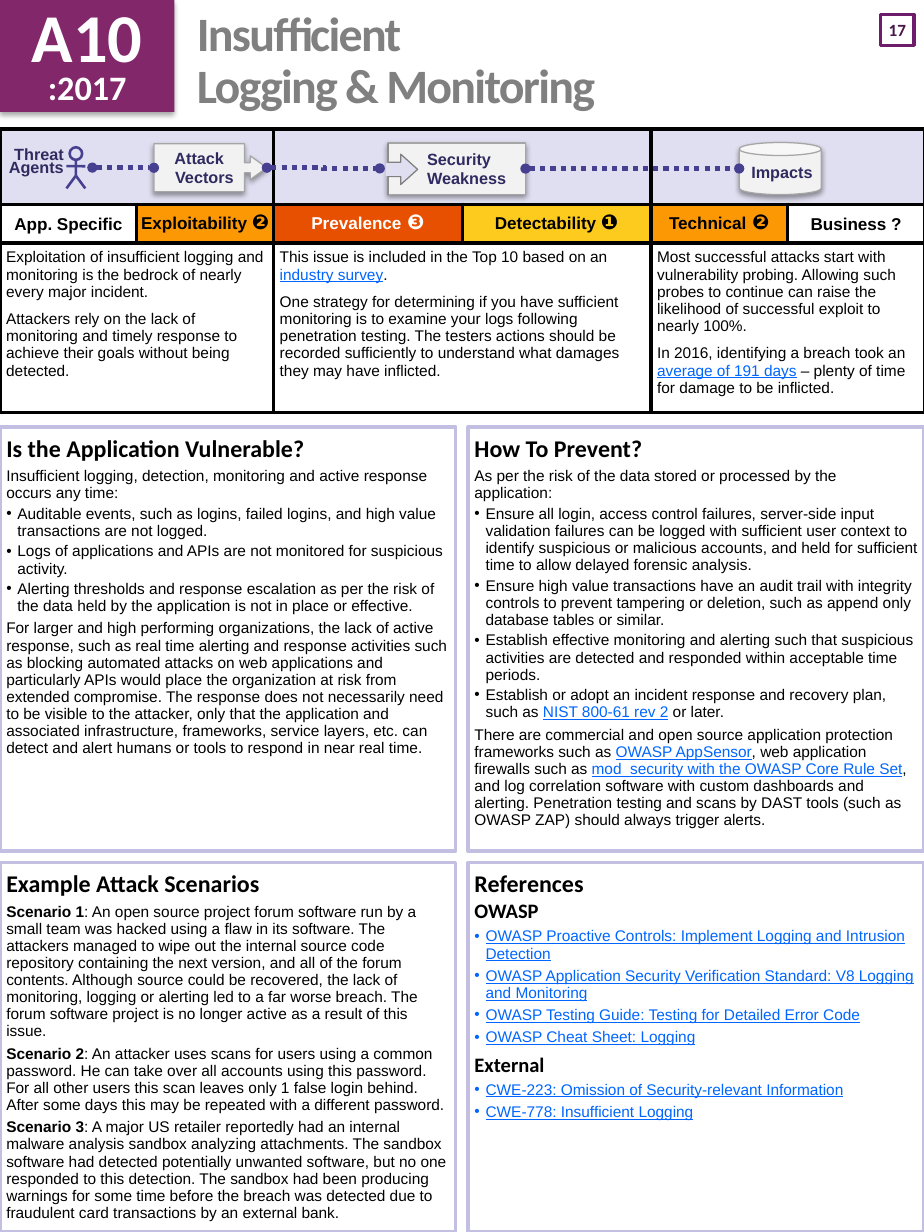
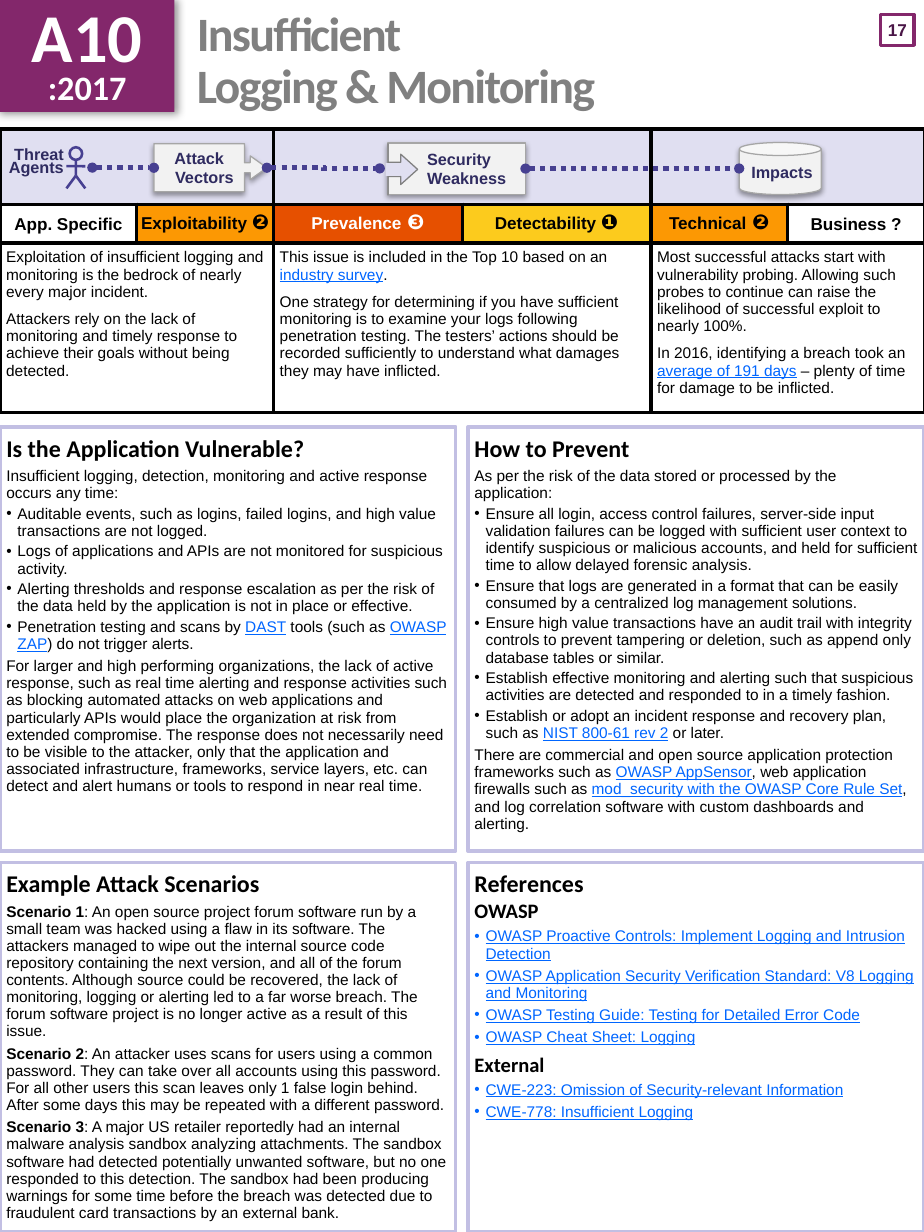
Before and after one commit to OWASP/Top10, a slide deck: slide 18 of 2017/OWASP Top 10 2017 GM (en).pptx. Drawn at 924x1232 pixels with LibreOffice and Linux fonts; fonts in the diff are those of the drawing. Boxes give left, top, right and bottom in pixels: in the first picture for what was removed or moved away, otherwise in the second. Text is boxed around its words. In the diff, an @@ line names an element or a change of style, - is before the commit and + after.

Commit message:
OWASP Top 10 2017 Golden Master
Regenerate final Golden Master docx, PDF, html, upload latest PPTX, etc.
General tidy up of Markdown.

```diff
--- a/2017/OWASP Top 10 2017 GM (en).pptx
+++ b/2017/OWASP Top 10 2017 GM (en).pptx
@@ text "A10" at box(0, 0, 175, 112): shadow on @@
@@ page number at box(881, 15, 915, 46): font Calibri to Arial; outline #6D1D6B 2 pt to #83276B 2 pt @@
@@ table at box(0, 129, 924, 413) @@
-row 3, column 3: This issue is included in the Top 10 based on an industry survey. / One strategy for determining if you have sufficient monitoring is to examine your logs following penetration testing. The testers actions should be recorded sufficiently to understand what damages they may have inflicted.
+row 3, column 3: This issue is included in the Top 10 based on an industry survey. / One strategy for determining if you have sufficient monitoring is to examine your logs following penetration testing. The testers’ actions should be recorded sufficiently to understand what damages they may have inflicted.
@@ text at box(474, 441, 629, 457): text changed @@
-How To Prevent?
+How to Prevent
@@ text at box(486, 579, 898, 611): paragraph added @@
+• Ensure that logs are generated in a format that can be easily consumed by a centralized log management solutions.
@@ text at box(17, 620, 447, 652): paragraph added @@
+• Penetration testing and scans by DAST tools (such as OWASP ZAP) do not trigger alerts.
@@ text at box(486, 671, 913, 704): text changed @@
-• Establish effective monitoring and alerting such that suspicious activities are detected and responded within acceptable time periods.
+• Establish effective monitoring and alerting such that suspicious activities are detected and responded to in a timely fashion.
@@ text at box(474, 748, 906, 832): text changed @@
-There are commercial and open source application protection frameworks such as OWASP AppSensor, web application firewalls such as mod_security with the OWASP Core Rule Set, and log correlation software with custom dashboards and alerting. Penetration testing and scans by DAST tools (such as OWASP ZAP) should always trigger alerts.
+There are commercial and open source application protection frameworks such as OWASP AppSensor, web application firewalls such as mod_security with the OWASP Core Rule Set, and log correlation software with custom dashboards and alerting.
@@ text at box(6, 1047, 444, 1114): text changed @@
-Scenario 2: An attacker uses scans for users using a common password. He can take over all accounts using this password. For all other users this scan leaves only 1 false login behind. After some days this may be repeated with a different password.
+Scenario 2: An attacker uses scans for users using a common password. They can take over all accounts using this password. For all other users this scan leaves only 1 false login behind. After some days this may be repeated with a different password.
```
Also in this commit, not shown: 26 other slides changed, 22 other files.
